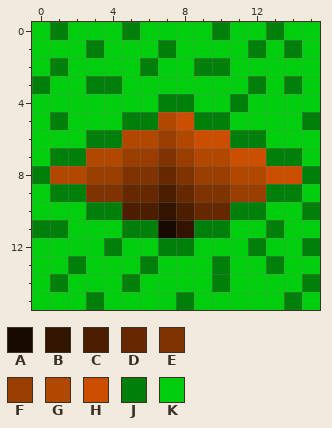
Edited in one commit: pixel-art sprite (favicon.png). Above, as it was before the edit.
The file is 16x16 pixels. Colours within 5 levels of each other are drawn and written as one.
Palette (. is transparent): A #190a00  B #331400  C #4c1e00  D #662800  E #7f3300  F #993d00  G #b24700  H #cc4e00  J #007f0a  K #00ce0d
After:
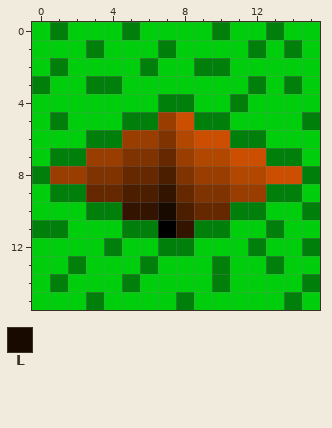
Colours new in this view: L #190a00
Log entry: Adjusted colors
Difference:
Colour A changes from #190a00 to #000000.
The edit turns colour C into colour B in row 9 at x 7; in row 10 at x 5 to 6.
The edit turns colour D into colour C in row 8 at x 7; in row 9 at x 5 to 6.
The edit turns colour E into colour D in row 7 at x 7; in row 8 at x 5 to 6; in row 9 at x 3 to 4.
The edit turns colour F into colour E in row 6 at x 7; in row 7 at x 5 to 6; in row 8 at x 3 to 4.
The edit turns colour G into colour F in row 5 at x 7; in row 6 at x 5 to 6; in row 7 at x 3 to 4; in row 8 at x 1 to 2.
The edit turns colour B into colour L in row 10 at x 7.
Where, in picture pixels (left, top, right, bottom), the same in both pictures:
changed: (50, 112, 176, 238)
